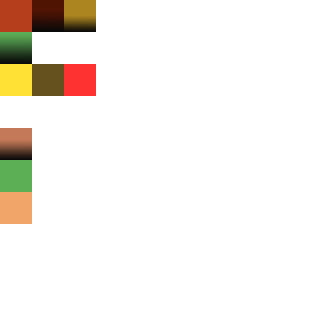
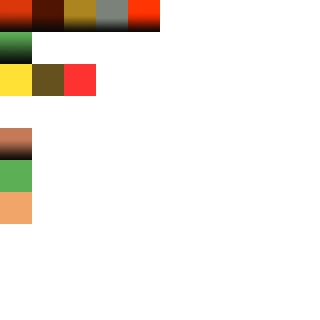
Layered file, before and after one edit (w=320, h=320). Changes by layer:
painted on "Rectangle 8" over [71, 20, 93, 27]
added layer "Rectangle 13" above "Rectangle 12" over [128, 0, 160, 32]
added layer "Rectangle 12" above "Rectangle 2" over [96, 0, 128, 32]
painted on "Rectangle 2" over [32, 11, 64, 30]
painted on "Rectangle 1" over [0, 0, 32, 32]
